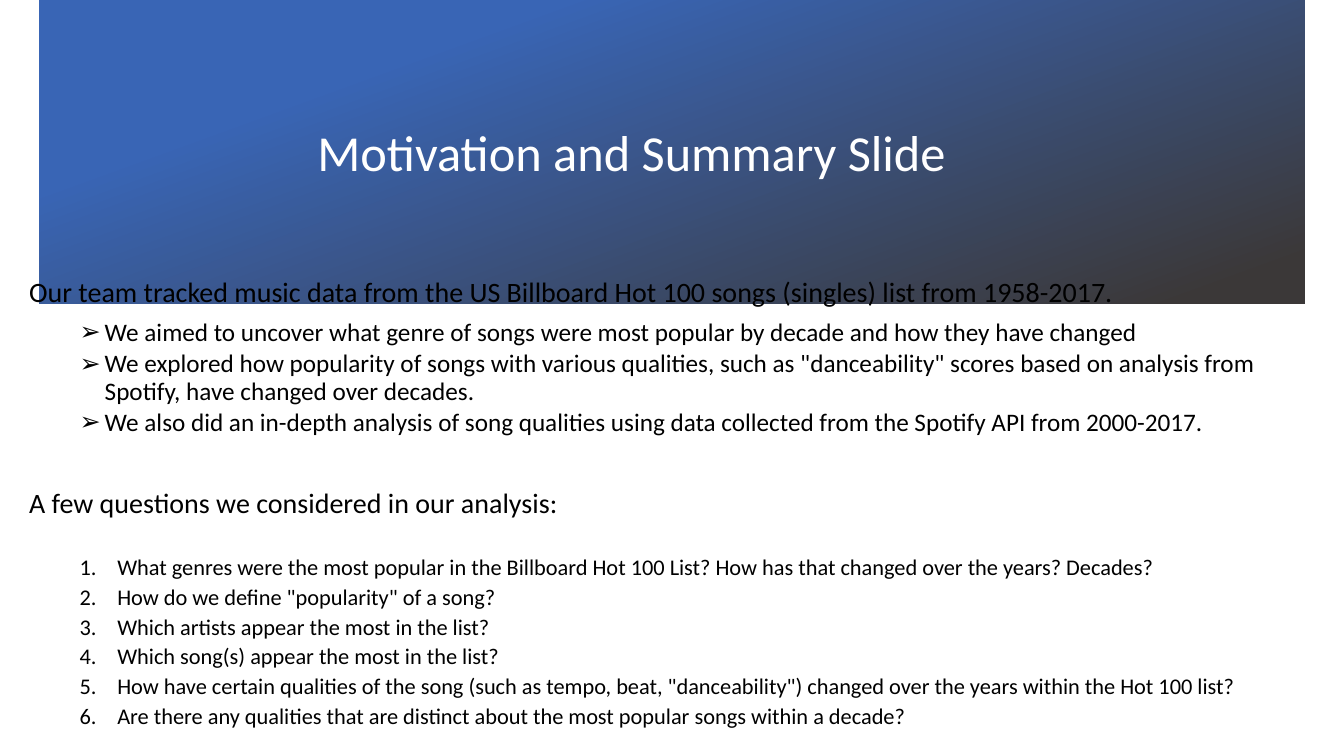
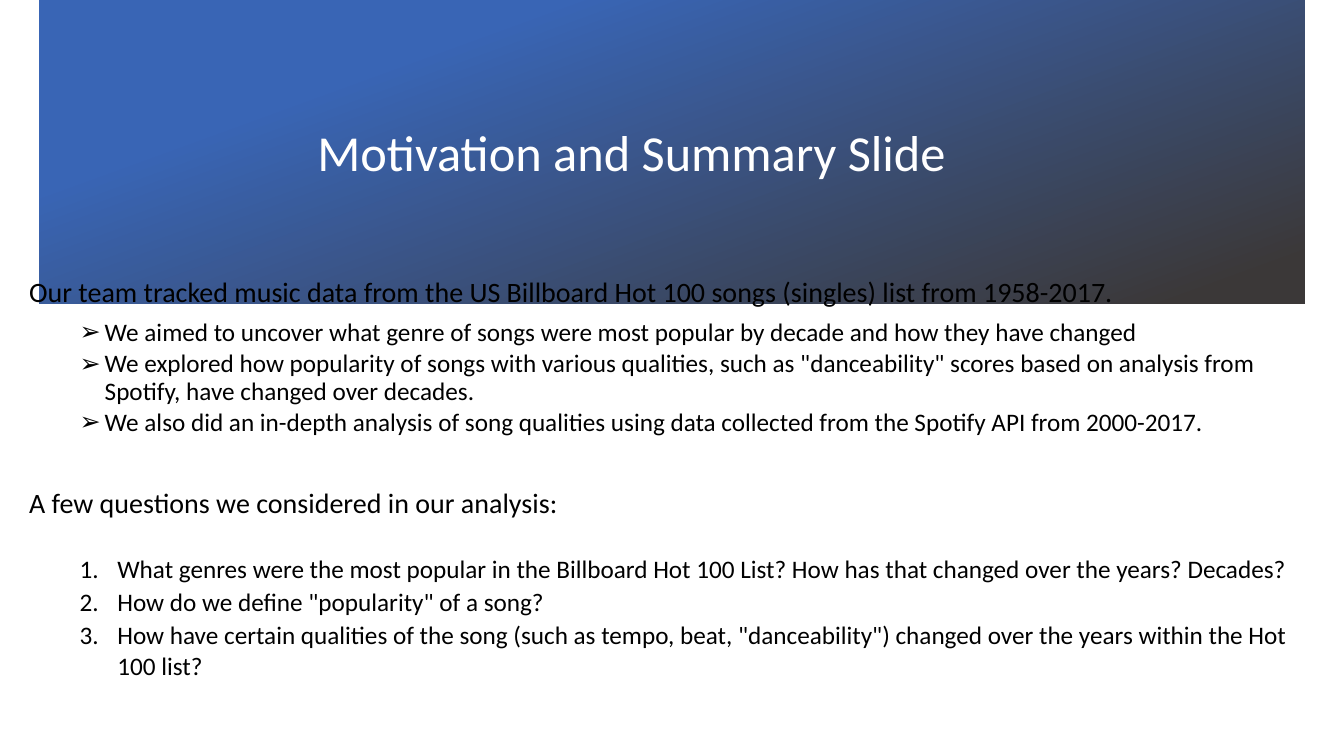
Before and after one commit to c-l-nguyen/hayleys-cosmic-songs, a slide deck: slide 2 of Music Trends Project v1.pptx. Drawn at 1344x756 pixels with LibreOffice and Linux fonts; fonts in the diff are those of the drawing; background and template pictures are left out. Boxes give left, top, right and bottom in pixels: in the first picture for what was removed or moved away, otherwise in the second. Text is boxed around its words. In the diff, an @@ line names an element or a change of style, - is before the commit and + after.

```diff
--- a/Music Trends Project v1.pptx
+++ b/Music Trends Project v1.pptx
@@ text at (117, 560, 1286, 676): size 16 to 18 pt in "What genres were the most popular in ...", "How do we define "popularity" of a ...", "How have certain qualities of the song ..." @@
@@ text at (117, 619, 499, 668): paragraphs removed @@
-  3. Which artists appear the most in the list?
-  4. Which song(s) appear the most in the list?
@@ text at (117, 708, 905, 728): paragraph removed @@
-  6. Are there any qualities that are distinct about the most popular songs within a decade?
```
Also in this commit, not shown: 6 other slides changed, 1 other file.
